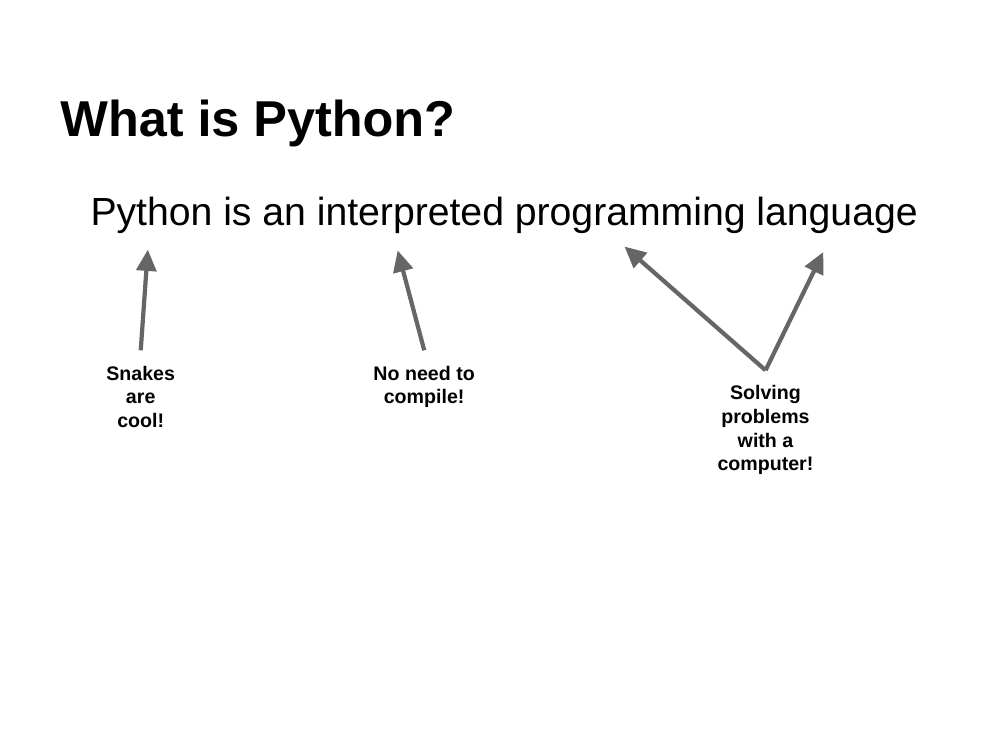
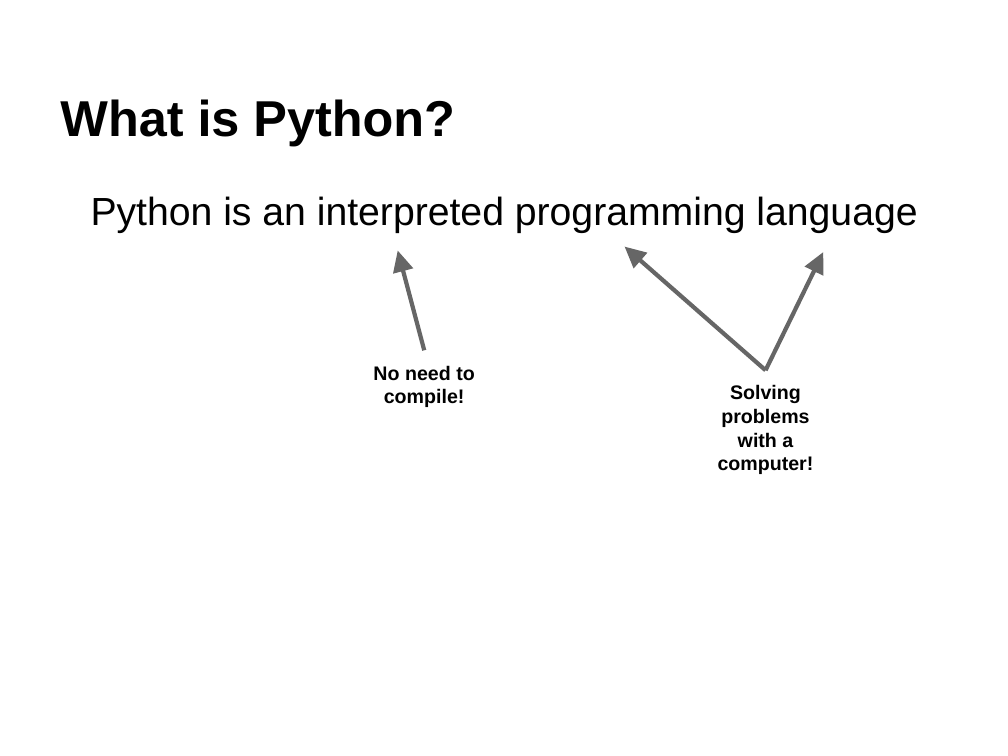
Before and after one commit to michaelaye/LASP-REU-Python, a slide deck: slide 2 of Python tutorial.pptx. Drawn at 1008x756 pixels with LibreOffice and Linux fonts; fonts in the diff are those of the drawing. Boxes give left, top, right and bottom in pixels: in the first picture for what was removed or moved away, otherwise in the second. Text is boxed around its words. In the diff, an @@ line names an element or a change of style, - is before the commit and + after.

```diff
--- a/Python tutorial.pptx
+++ b/Python tutorial.pptx
@@ arrow removed from (141, 351) to (148, 250) @@
@@ text removed at (106,365,175,428) @@
-Snakes
-are
-cool!
```
Also in this commit, not shown: 13 other files.
